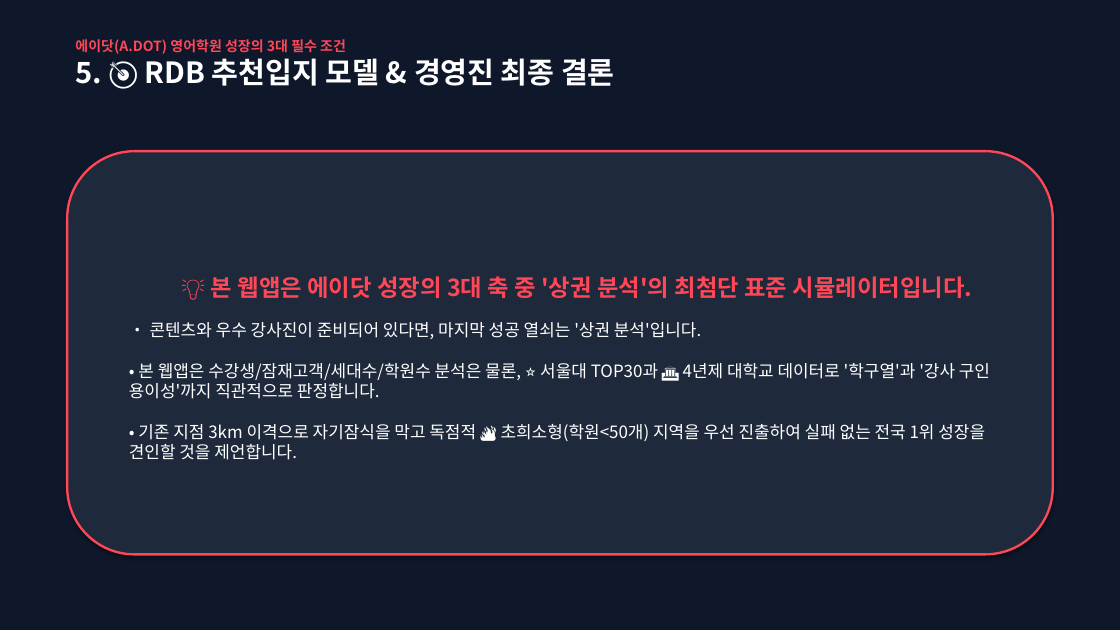
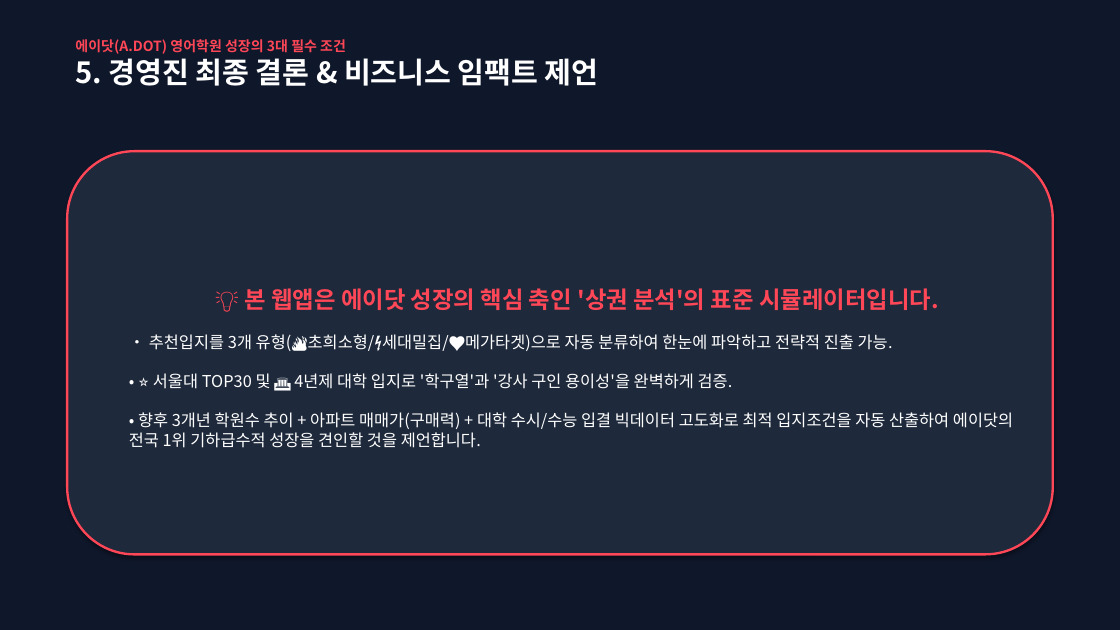
Before and after one commit to adotoperation/adotinformationmap, a slide deck: slide 6 of adot_expansion_presentation.pptx. Drawn at 1120x630 pixels with LibreOffice and Linux fonts; fonts in the diff are those of the drawing. Boxes give left, top, right and bottom in pixels: in the first picture for what was removed or moved away, otherwise in the second. Text is boxed around its words. In the diff, an @@ line names an element or a change of style, - is before the commit and + after.

```diff
--- a/adot_expansion_presentation.pptx
+++ b/adot_expansion_presentation.pptx
@@ text at bbox=[75, 58, 599, 86]: text changed @@
-5. 🎯 RDB 추천입지 모델 & 경영진 최종 결론
+5. 경영진 최종 결론 & 비즈니스 임팩트 제언
@@ text in rounded rectangle at bbox=[129, 288, 1013, 448]: text changed; size 14.5 to 14 pt @@
-💡 본 웹앱은 에이닷 성장의 3대 축 중 '상권 분석'의 최첨단 표준 시뮬레이터입니다.
-• 콘텐츠와 우수 강사진이 준비되어 있다면, 마지막 성공 열쇠는 '상권 분석'입니다.
-• 본 웹앱은 수강생/잠재고객/세대수/학원수 분석은 물론, ⭐ 서울대 TOP30과 🏛️ 4년제 대학교 데이터로 '학구열'과 '강사 구인 용이성'까지 직관적으로 판정합니다.
-• 기존 지점 3km 이격으로 자기잠식을 막고 독점적 🔥 초희소형(학원<50개) 지역을 우선 진출하여 실패 없는 전국 1위 성장을 견인할 것을 제언합니다.
+💡 본 웹앱은 에이닷 성장의 핵심 축인 '상권 분석'의 표준 시뮬레이터입니다.
+• 추천입지를 3개 유형(🔥초희소형/⚡세대밀집/🖤메가타겟)으로 자동 분류하여 한눈에 파악하고 전략적 진출 가능.
+• ⭐ 서울대 TOP30 및 🏛️ 4년제 대학 입지로 '학구열'과 '강사 구인 용이성'을 완벽하게 검증.
+• 향후 3개년 학원수 추이 + 아파트 매매가(구매력) + 대학 수시/수능 입결 빅데이터 고도화로 최적 입지조건을 자동 산출하여 에이닷의 전국 1위 기하급수적 성장을 견인할 것을 제언합니다.
```
Also in this commit, not shown: 3 other slides changed, 1 slide added, 1 slide removed, 1 other file.
